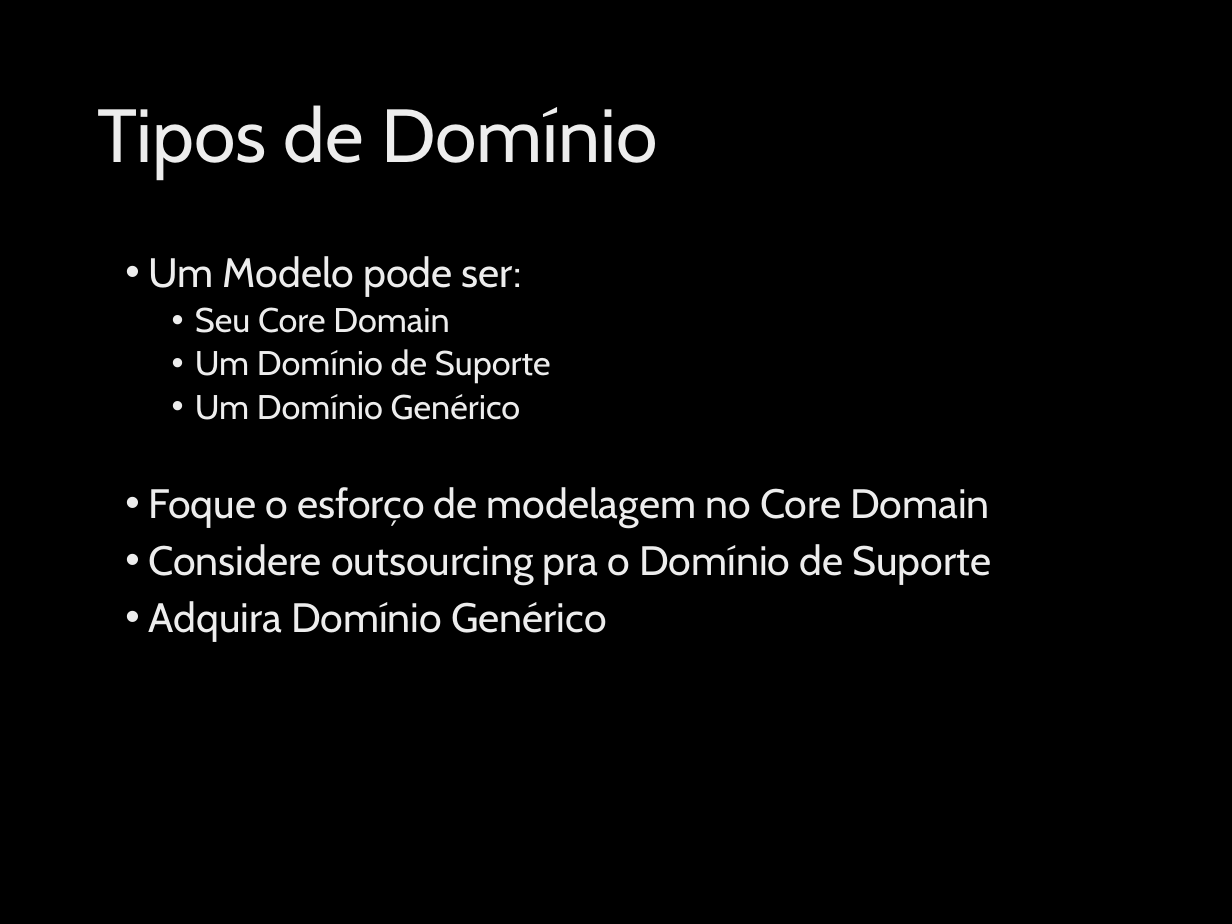
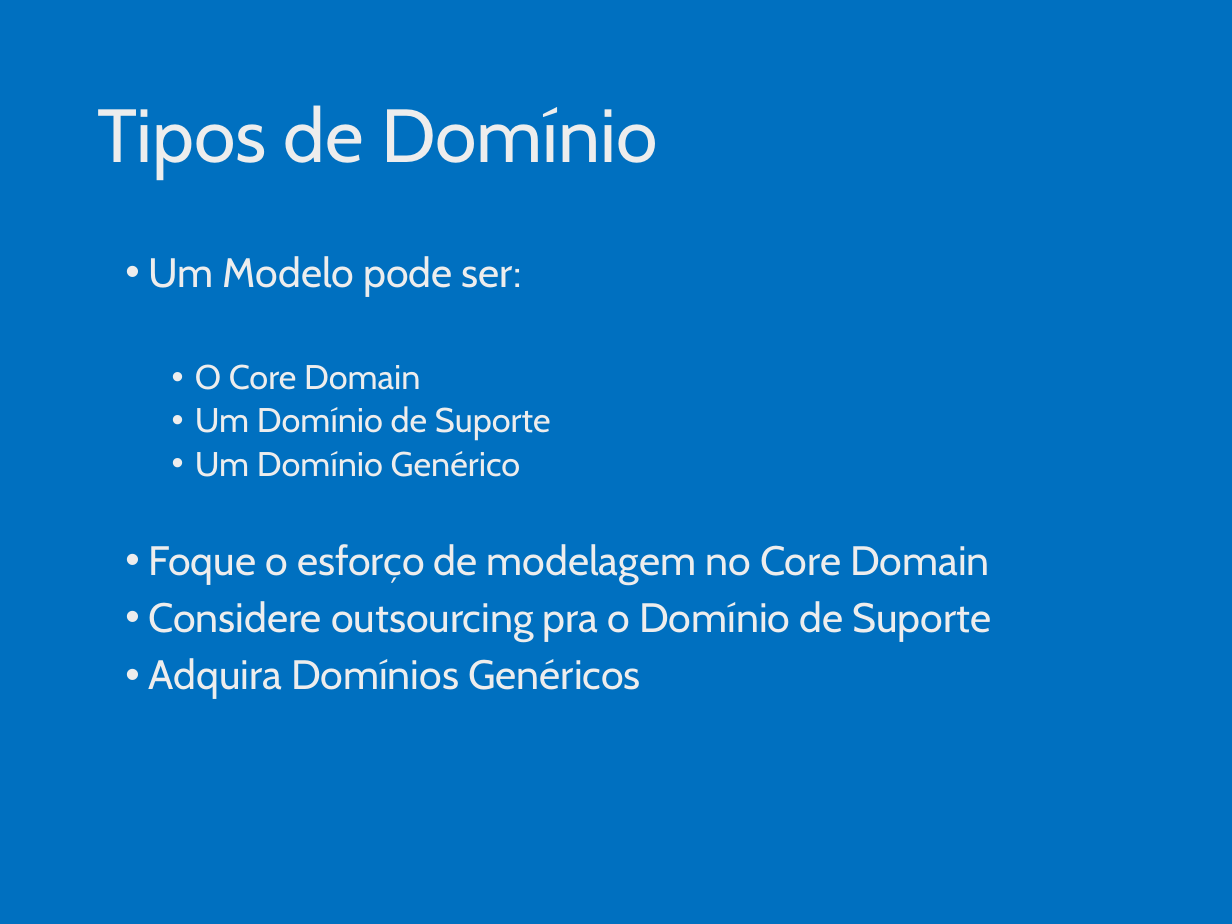
Before and after one commit to ivanpaulovich/event-sourcing-jambo, a slide deck: slide 8 of docs/Introdução ao Domain-Driven-Design (DDD).pptx (slide 7 before the commit). Drawn at 1232x924 pixels with LibreOffice and Linux fonts; fonts in the diff are those of the drawing; background and template pictures are left out. Boxes give left, top, right and bottom in pixels: in the first picture for what was removed or moved away, otherwise in the second. Text is boxed around its words. In the diff, an @@ line names an element or a change of style, - is before the commit and + after.

```diff
--- a/docs/Introdução ao Domain-Driven-Design (DDD).pptx
+++ b/docs/Introdução ao Domain-Driven-Design (DDD).pptx
@@ background picture (left out) to #0070C0 @@
@@ text at (195,364,420,390): text changed @@
-  • Seu Core Domain
+  • O Core Domain
@@ text at (149,658,640,699): text changed @@
-• Adquira Domínio Genérico
+• Adquira Domínios Genéricos
```
Also in this commit, not shown: 24 other slides changed, 2 slides added, 2 slides removed, 2 other files.
